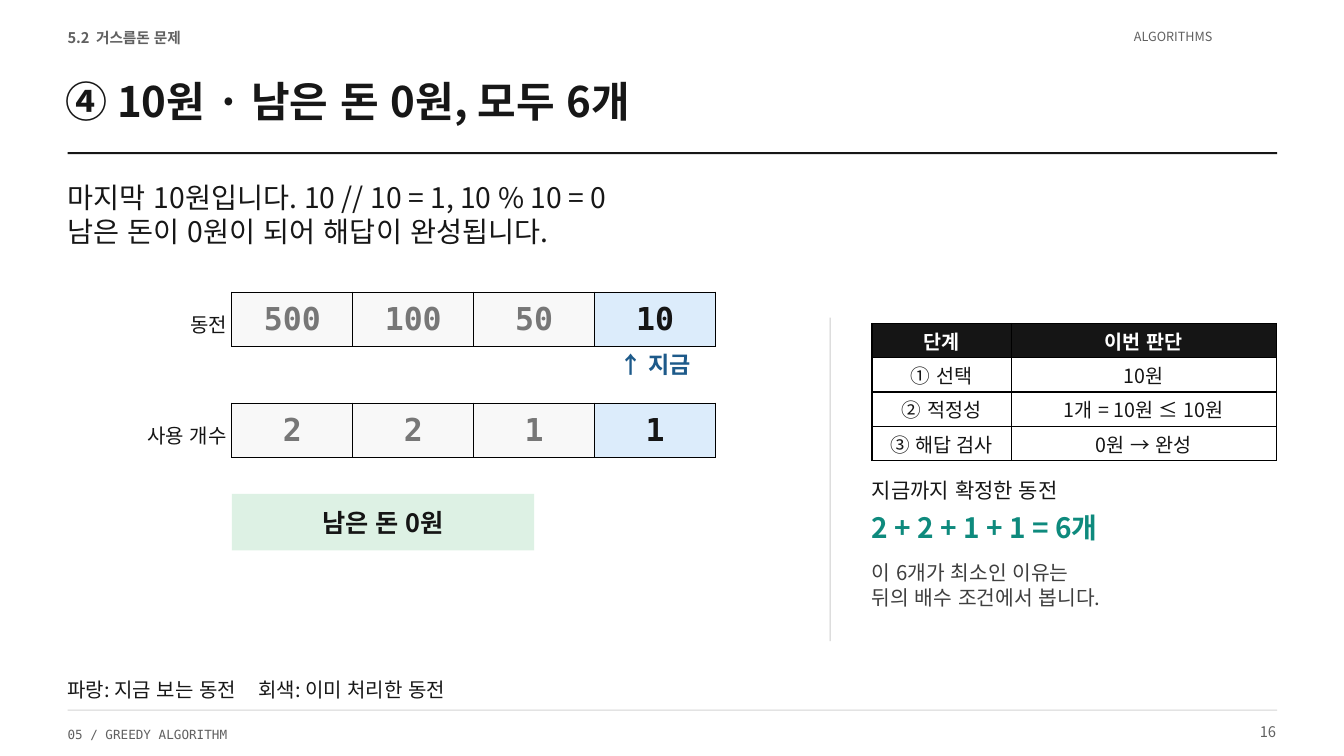
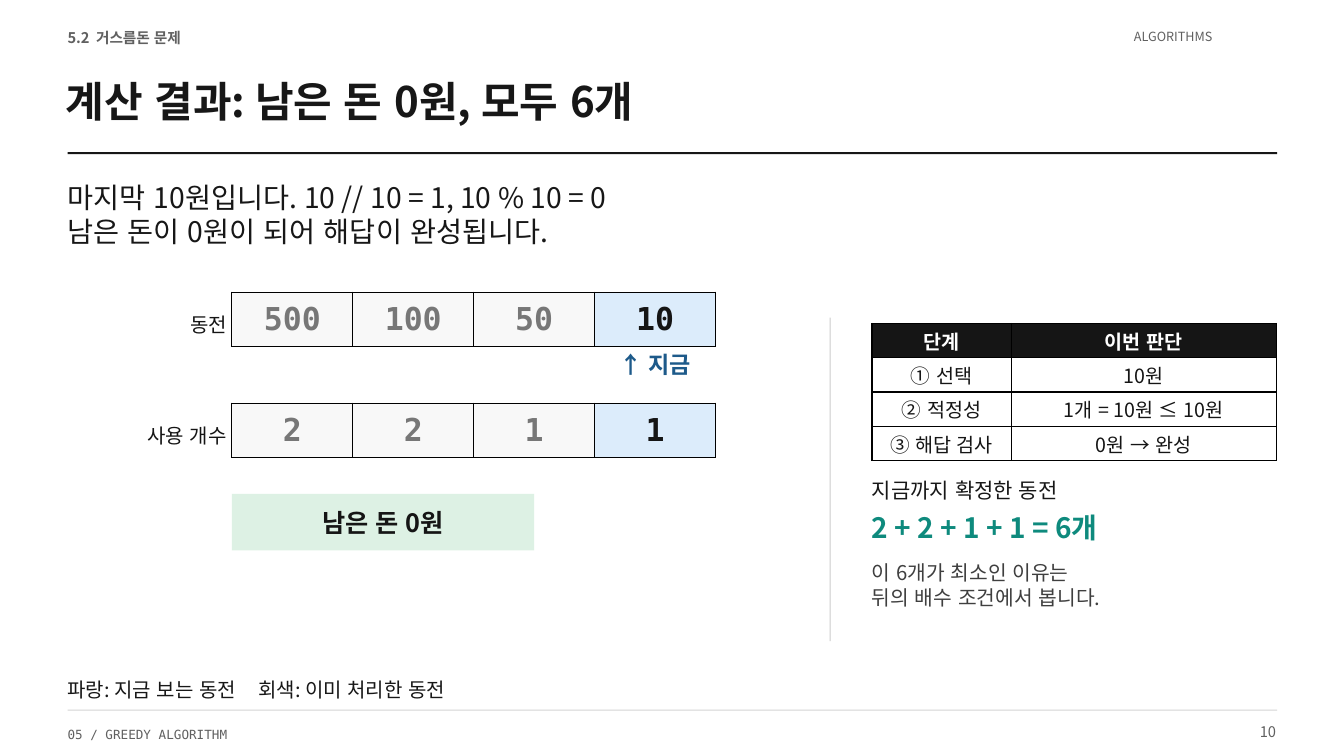
Before and after one commit to Sangdon-Park/Sangdon-Park.github.io, a slide deck: slide 10 of data/알고리즘/5장_그리디_알고리즘.pptx (slide 16 before the commit). Drawn at 1344x756 pixels with LibreOffice and Linux fonts; fonts in the diff are those of the drawing. Boxes give left, top, right and bottom in pixels: in the first picture for what was removed or moved away, otherwise in the second. Text is boxed around its words. In the diff, an @@ line names an element or a change of style, - is before the commit and + after.

```diff
--- a/data/알고리즘/5장_그리디_알고리즘.pptx
+++ b/data/알고리즘/5장_그리디_알고리즘.pptx
@@ text at (x1=66, y1=81, x2=633, y2=126): text changed @@
-④ 10원 · 남은 돈 0원, 모두 6개
+계산 결과: 남은 돈 0원, 모두 6개
@@ text at (x1=1260, y1=726, x2=1276, y2=737): text changed @@
-16
+10
```
Also in this commit, not shown: 67 other slides changed, 6 slides added, 128 slides removed, 5 other files.
